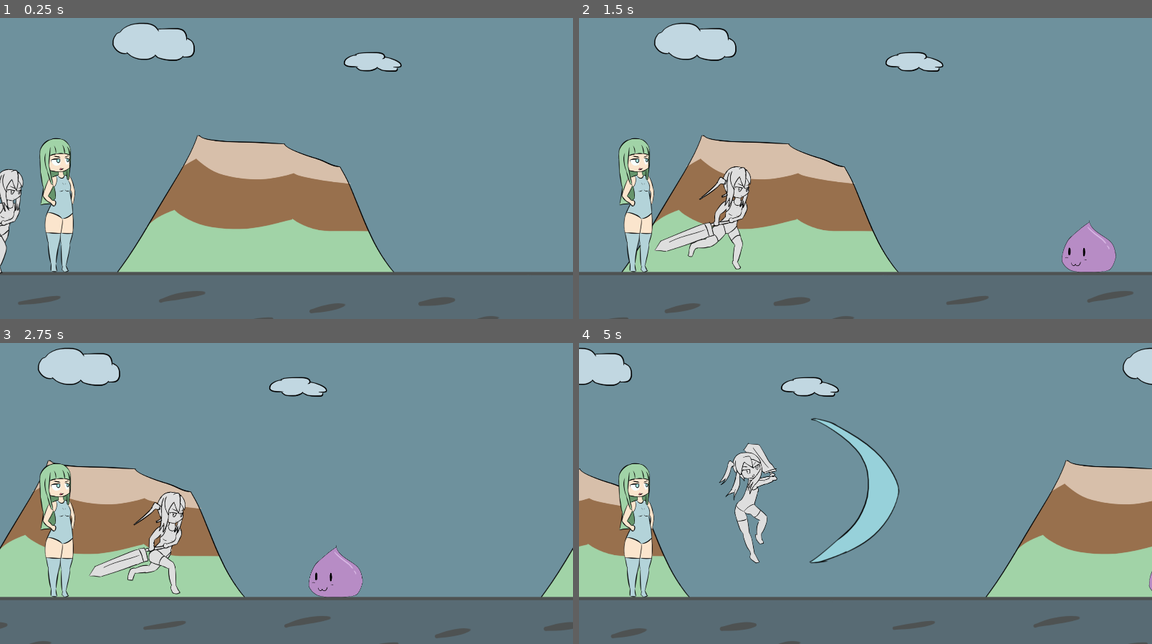
Above: before the commit, frames 1-4 (two rows, left to right).
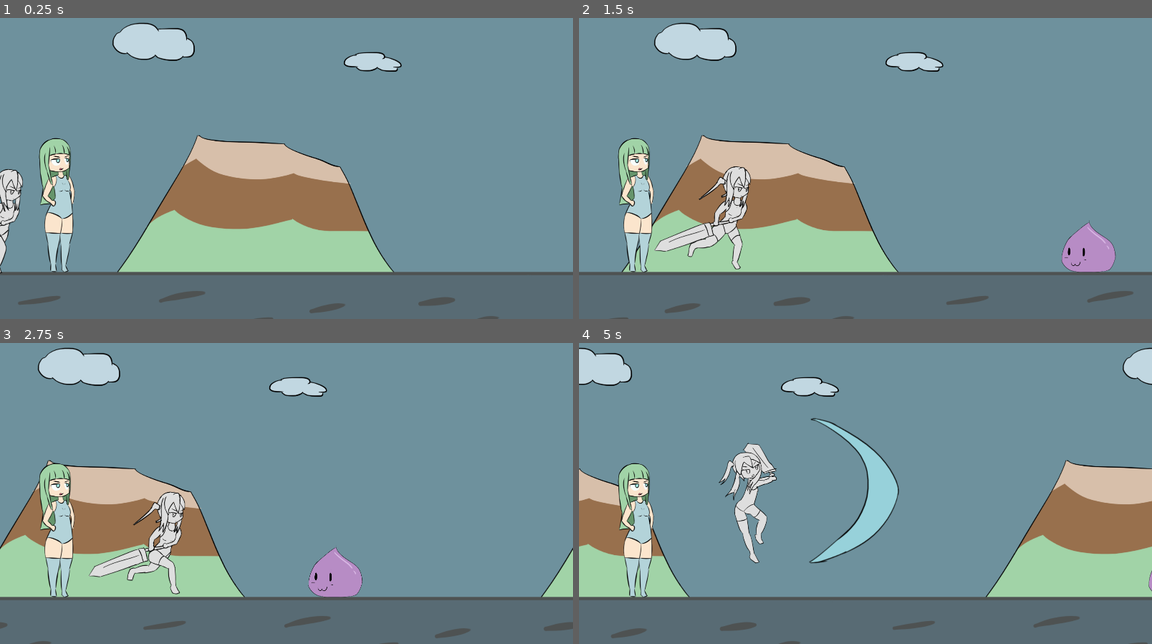
Above: after the commit, the same moments.

Repository: BeatMil/Animurun
Game: Godot game, scene res://Scenes/Forest.tscn
Same seed, same stepped clock (60 frames per second), same inputs: the game is played once before the commit and once after it.
Inputs:
- Up to frame 1 (0.25 s): no input
- Up to frame 2 (1.5 s): tap Enter (ui_accept) at 0.5, 0.77 s
- Up to frame 3 (2.75 s): tap Enter (ui_accept) at 1.52 s
- Up to frame 4 (5 s): tap Enter (ui_accept) at 3.02, 3.77, 4.52 s

The runs differ from the first frame. In frame 1, 0.7% of the frame differs, in the area x 0-14%, y 40-85%; in frame 2, 1.1%; in frame 3, 1.1%; in frame 4, 1.3%, in the area x 6-100%, y 25-85%.

Commit message:
Add hitHurt.wav to chiichan's hurt animation

Diff:
--- a/Nodes/Slime.tscn
+++ b/Nodes/Slime.tscn
@@ -5,22 +5,6 @@
 
 [sub_resource type="RectangleShape2D" id="RectangleShape2D_y7vn5"]
 size = Vector2(192, 172)
-
-[sub_resource type="Animation" id="Animation_q5iy4"]
-resource_name = "idle"
-length = 0.001
-tracks/0/type = "value"
-tracks/0/imported = false
-tracks/0/enabled = true
-tracks/0/path = NodePath("SlimeSpritesheet:frame")
-tracks/0/interp = 1
-tracks/0/loop_wrap = true
-tracks/0/keys = {
-"times": PackedFloat32Array(0),
-"transitions": PackedFloat32Array(1),
-"update": 1,
-"values": [1]
-}
 
 [sub_resource type="Animation" id="Animation_jfkii"]
 length = 0.001
@@ -77,6 +61,22 @@
 "values": [Color(0.898039, 0.156863, 0.188235, 1), Color(1, 1, 1, 1)]
 }
 
+[sub_resource type="Animation" id="Animation_q5iy4"]
+resource_name = "idle"
+length = 0.001
+tracks/0/type = "value"
+tracks/0/imported = false
+tracks/0/enabled = true
+tracks/0/path = NodePath("SlimeSpritesheet:frame")
+tracks/0/interp = 1
+tracks/0/loop_wrap = true
+tracks/0/keys = {
+"times": PackedFloat32Array(0),
+"transitions": PackedFloat32Array(1),
+"update": 1,
+"values": [1]
+}
+
 [sub_resource type="AnimationLibrary" id="AnimationLibrary_yhx8y"]
 _data = {
 "RESET": SubResource("Animation_jfkii"),
--- a/Scenes/Forest.tscn
+++ b/Scenes/Forest.tscn
@@ -12,6 +12,7 @@
 [ext_resource type="Texture2D" uid="uid://cd3ts6q6vfyre" path="res://Media/sprites/chiichan_hitted.png" id="8_0splf"]
 [ext_resource type="AudioStream" uid="uid://dd4t8hc1wr3s0" path="res://Media/sfx/sword_attack02.wav" id="9_30q6b"]
 [ext_resource type="AudioStream" uid="uid://4v3ipdlb1tan" path="res://Media/sfx/sword_attack01.wav" id="10_0d8bh"]
+[ext_resource type="AudioStream" uid="uid://cpwu06ws2r1cl" path="res://Media/sfx/hitHurt.wav" id="12_yfpkb"]
 
 [sub_resource type="RectangleShape2D" id="RectangleShape2D_iy05h"]
 size = Vector2(2953, 287)
@@ -180,6 +181,86 @@
 }]
 }
 
+[sub_resource type="Animation" id="Animation_uv8rb"]
+resource_name = "hurt"
+length = 0.333338
+step = 0.0416667
+tracks/0/type = "value"
+tracks/0/imported = false
+tracks/0/enabled = true
+tracks/0/path = NodePath("ChiichanPos/ChiichanRun:texture")
+tracks/0/interp = 1
+tracks/0/loop_wrap = true
+tracks/0/keys = {
+"times": PackedFloat32Array(0),
+"transitions": PackedFloat32Array(1),
+"update": 1,
+"values": [ExtResource("8_0splf")]
+}
+tracks/1/type = "value"
+tracks/1/imported = false
+tracks/1/enabled = true
+tracks/1/path = NodePath("ChiichanPos/ChiichanRun:hframes")
+tracks/1/interp = 1
+tracks/1/loop_wrap = true
+tracks/1/keys = {
+"times": PackedFloat32Array(0),
+"transitions": PackedFloat32Array(1),
+"update": 1,
+"values": [1]
+}
+tracks/2/type = "value"
+tracks/2/imported = false
+tracks/2/enabled = true
+tracks/2/path = NodePath("ChiichanPos/ChiichanRun:offset")
+tracks/2/interp = 1
+tracks/2/loop_wrap = true
+tracks/2/keys = {
+"times": PackedFloat32Array(0, 0.0416667, 0.0833333, 0.125, 0.166667, 0.208333, 0.25, 0.291667, 0.333333),
+"transitions": PackedFloat32Array(1, 1, 1, 1, 1, 1, 1, 1, 1),
+"update": 0,
+"values": [Vector2(-50, 12), Vector2(-25, 12), Vector2(-40, 12), Vector2(-20, 12), Vector2(-30, 12), Vector2(-15, 12), Vector2(-10, 12), Vector2(-5, 12), Vector2(0, 12)]
+}
+tracks/3/type = "value"
+tracks/3/imported = false
+tracks/3/enabled = true
+tracks/3/path = NodePath("ChiichanPos/ChiichanRun:modulate")
+tracks/3/interp = 1
+tracks/3/loop_wrap = true
+tracks/3/keys = {
+"times": PackedFloat32Array(0, 0.333333),
+"transitions": PackedFloat32Array(1, 1),
+"update": 0,
+"values": [Color(0.776471, 0.27451, 0.392157, 1), Color(1, 1, 1, 1)]
+}
+tracks/4/type = "value"
+tracks/4/imported = false
+tracks/4/enabled = true
+tracks/4/path = NodePath("ChiichanPos/ChiichanRun:frame")
+tracks/4/interp = 1
+tracks/4/loop_wrap = true
+tracks/4/keys = {
+"times": PackedFloat32Array(0),
+"transitions": PackedFloat32Array(1),
+"update": 1,
+"values": [0]
+}
+tracks/5/type = "audio"
+tracks/5/imported = false
+tracks/5/enabled = true
+tracks/5/path = NodePath("AnimationPlayer/AudioStreamPlayer")
+tracks/5/interp = 1
+tracks/5/loop_wrap = true
+tracks/5/keys = {
+"clips": [{
+"end_offset": 0.0,
+"start_offset": 0.0,
+"stream": ExtResource("12_yfpkb")
+}],
+"times": PackedFloat32Array(0)
+}
+tracks/5/use_blend = true
+
 [sub_resource type="Animation" id="Animation_c0ony"]
 resource_name = "run"
 length = 0.500013
@@ -234,71 +315,6 @@
 "values": [4]
 }
 
-[sub_resource type="Animation" id="Animation_uv8rb"]
-resource_name = "hurt"
-length = 0.333338
-step = 0.0416667
-tracks/0/type = "value"
-tracks/0/imported = false
-tracks/0/enabled = true
-tracks/0/path = NodePath("ChiichanPos/ChiichanRun:texture")
-tracks/0/interp = 1
-tracks/0/loop_wrap = true
-tracks/0/keys = {
-"times": PackedFloat32Array(0),
-"transitions": PackedFloat32Array(1),
-"update": 1,
-"values": [ExtResource("8_0splf")]
-}
-tracks/1/type = "value"
-tracks/1/imported = false
-tracks/1/enabled = true
-tracks/1/path = NodePath("ChiichanPos/ChiichanRun:hframes")
-tracks/1/interp = 1
-tracks/1/loop_wrap = true
-tracks/1/keys = {
-"times": PackedFloat32Array(0),
-"transitions": PackedFloat32Array(1),
-"update": 1,
-"values": [1]
-}
-tracks/2/type = "value"
-tracks/2/imported = false
-tracks/2/enabled = true
-tracks/2/path = NodePath("ChiichanPos/ChiichanRun:offset")
-tracks/2/interp = 1
-tracks/2/loop_wrap = true
-tracks/2/keys = {
-"times": PackedFloat32Array(0, 0.0416667, 0.0833333, 0.125, 0.166667, 0.208333, 0.25, 0.291667, 0.333333),
-"transitions": PackedFloat32Array(1, 1, 1, 1, 1, 1, 1, 1, 1),
-"update": 0,
-"values": [Vector2(-50, 12), Vector2(-25, 12), Vector2(-40, 12), Vector2(-20, 12), Vector2(-30, 12), Vector2(-15, 12), Vector2(-10, 12), Vector2(-5, 12), Vector2(0, 12)]
-}
-tracks/3/type = "value"
-tracks/3/imported = false
-tracks/3/enabled = true
-tracks/3/path = NodePath("ChiichanPos/ChiichanRun:modulate")
-tracks/3/interp = 1
-tracks/3/loop_wrap = true
-tracks/3/keys = {
-"times": PackedFloat32Array(0, 0.333333),
-"transitions": PackedFloat32Array(1, 1),
-"update": 0,
-"values": [Color(0.776471, 0.27451, 0.392157, 1), Color(1, 1, 1, 1)]
-}
-tracks/4/type = "value"
-tracks/4/imported = false
-tracks/4/enabled = true
-tracks/4/path = NodePath("ChiichanPos/ChiichanRun:frame")
-tracks/4/interp = 1
-tracks/4/loop_wrap = true
-tracks/4/keys = {
-"times": PackedFloat32Array(0),
-"transitions": PackedFloat32Array(1),
-"update": 1,
-"values": [0]
-}
-
 [sub_resource type="AnimationLibrary" id="AnimationLibrary_8jhmc"]
 _data = {
 "RESET": SubResource("Animation_450t4"),
@@ -345,6 +361,7 @@
 }
 
 [node name="Forest" type="Node2D"]
+position = Vector2(-1, 0)
 script = ExtResource("1_eprf7")
 
 [node name="KaisoukoLook" type="Sprite2D" parent="."]
Not shown: 1 places in Scenes/Forest.tscn that only renumber resources
